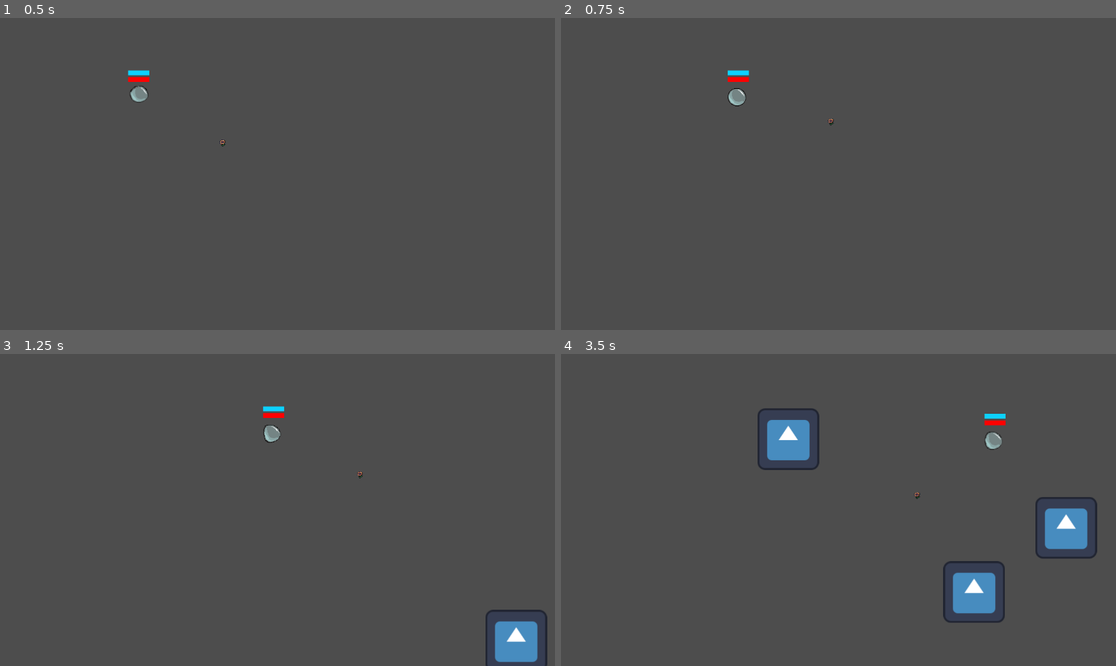
Above: before the commit, frames 1-4 (two rows, left to right).
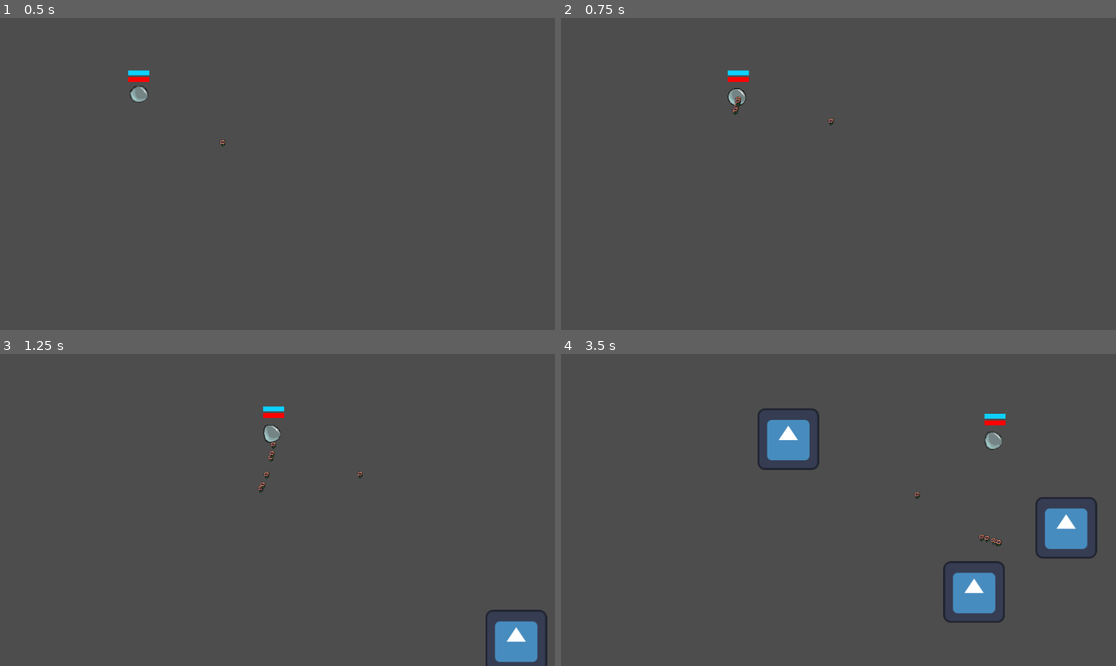
Above: after the commit, the same moments.

Repository: ConnorTamme/Bubble-Power
Game: Godot game, scene res://main.tscn
Same seed, same stepped clock (60 frames per second), same inputs: the game is played once before the commit and once after it. The engine's default icon, where the game draws it, is replaced by a stand-in: a white triangle on a blue panel in a dark square.
Inputs (mouse positions are in pixels of both pictures, inside the frame that each line leads up to):
- Up to frame 1 (0.5 s): no input
- Up to frame 2 (0.75 s): move the mouse to (960, 158) at 0.52 s; press the mouse at (960, 158) at 0.53 s; hold D (p1_right) from 0.53 s (still down)
- Up to frame 3 (1.25 s): keep holding D (p1_right)
- Up to frame 4 (3.5 s): move the mouse to (727, 525) at 1.27 s; release D (p1_right) at 1.28 s; release the mouse at (727, 525) at 1.28 s; hold S (p1_down) 1.28-2.03 s; tap Ctrl (p1_sneak) at 1.35 s; move the mouse to (894, 441) at 2.02 s; hold D (p1_right) 2.03-2.78 s; tap Shift (p1_sprint) at 2.1 s; move the mouse to (810, 572) at 2.77 s; hold W (p1_up) from 2.78 s (still down); click (810, 572) at 2.85 s

Frame 1 is identical in both runs. In frame 2, less than 0.1% of the frame differs, in the area x 30-33%, y 25-31%; in frame 3, less than 0.1%, in the area x 46-50%, y 28-45%; in frame 4, less than 0.1%.
Error before the commit: Invalid access to property or key '5' on a base object of type 'Dictionary'. (res://weapon.gd:34)

Commit message:
fixed invalid key access 5

Diff:
--- a/weapon.gd
+++ b/weapon.gd
@@ -33,7 +33,7 @@
 	direction = direction/direction.length()
 	var combinedStats = {
 		Enums.WEAPON_STATS.DAM : stats[Enums.WEAPON_STATS.DAM] + modifier[Enums.WEAPON_STATS.DAM],
-		Enums.WEAPON_STATS.SPEED : stats[Enums.WEAPON_STATS.SPEED] + modifier[Enums.WEAPON_STATS.SPEED],
+		#Enums.WEAPON_STATS.SPEED : stats[Enums.WEAPON_STATS.SPEED] + modifier[Enums.WEAPON_STATS.SPEED],
 		Enums.WEAPON_STATS.RANGE : stats[Enums.WEAPON_STATS.RANGE] + modifier[Enums.WEAPON_STATS.RANGE],
 		Enums.WEAPON_STATS.PELLET_COUNT : stats[Enums.WEAPON_STATS.PELLET_COUNT] + modifier[Enums.WEAPON_STATS.PELLET_COUNT],
 		Enums.WEAPON_STATS.ACCURACY : min(1,stats[Enums.WEAPON_STATS.ACCURACY] + modifier[Enums.WEAPON_STATS.ACCURACY]),
@@ -47,8 +47,8 @@
 		var projectile = Projectile.create_projectile(
 			direction.rotated(rng.randf_range(-1 + combinedStats[Enums.WEAPON_STATS.ACCURACY],
 		 1 - combinedStats[Enums.WEAPON_STATS.ACCURACY])),
-		 rng.randf_range(combinedStats[Enums.WEAPON_STATS.SPEED]*0.66,
-		combinedStats[Enums.WEAPON_STATS.SPEED]),
+		 rng.randf_range(400, # combinedStats[Enums.WEAPON_STATS.SPEED]*0.66,
+		 400),
 		 combinedStats[Enums.WEAPON_STATS.DAM],
 		 combinedStats[Enums.WEAPON_STATS.RANGE],
 		 isPlayerWeapon,
